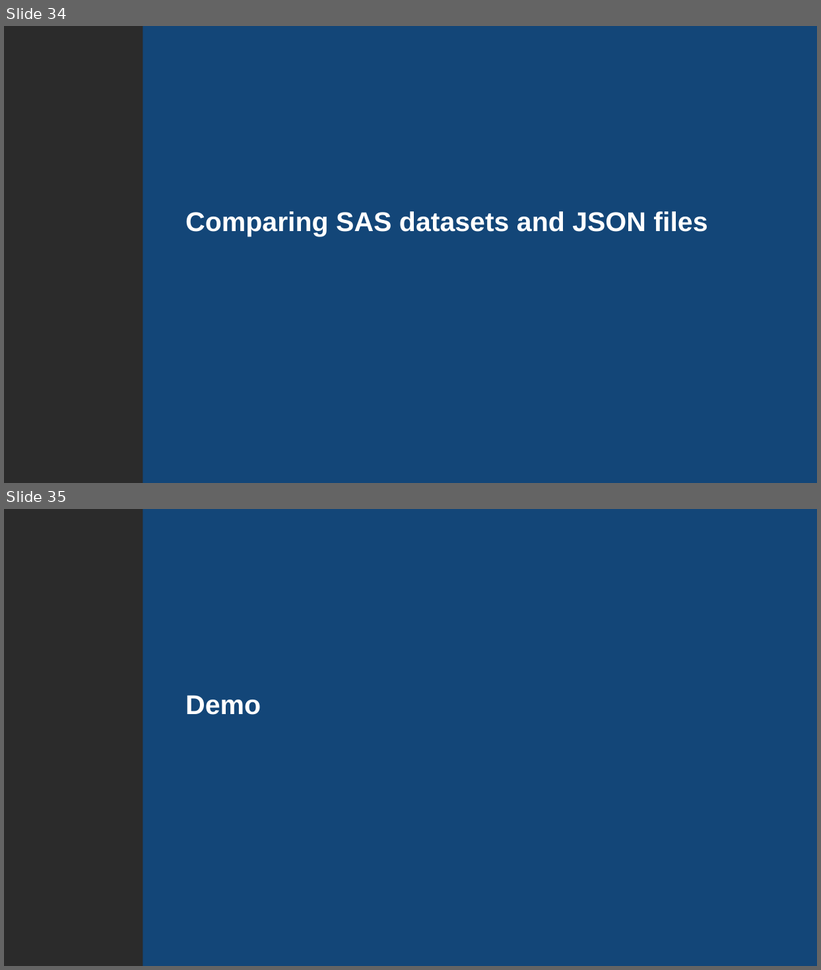
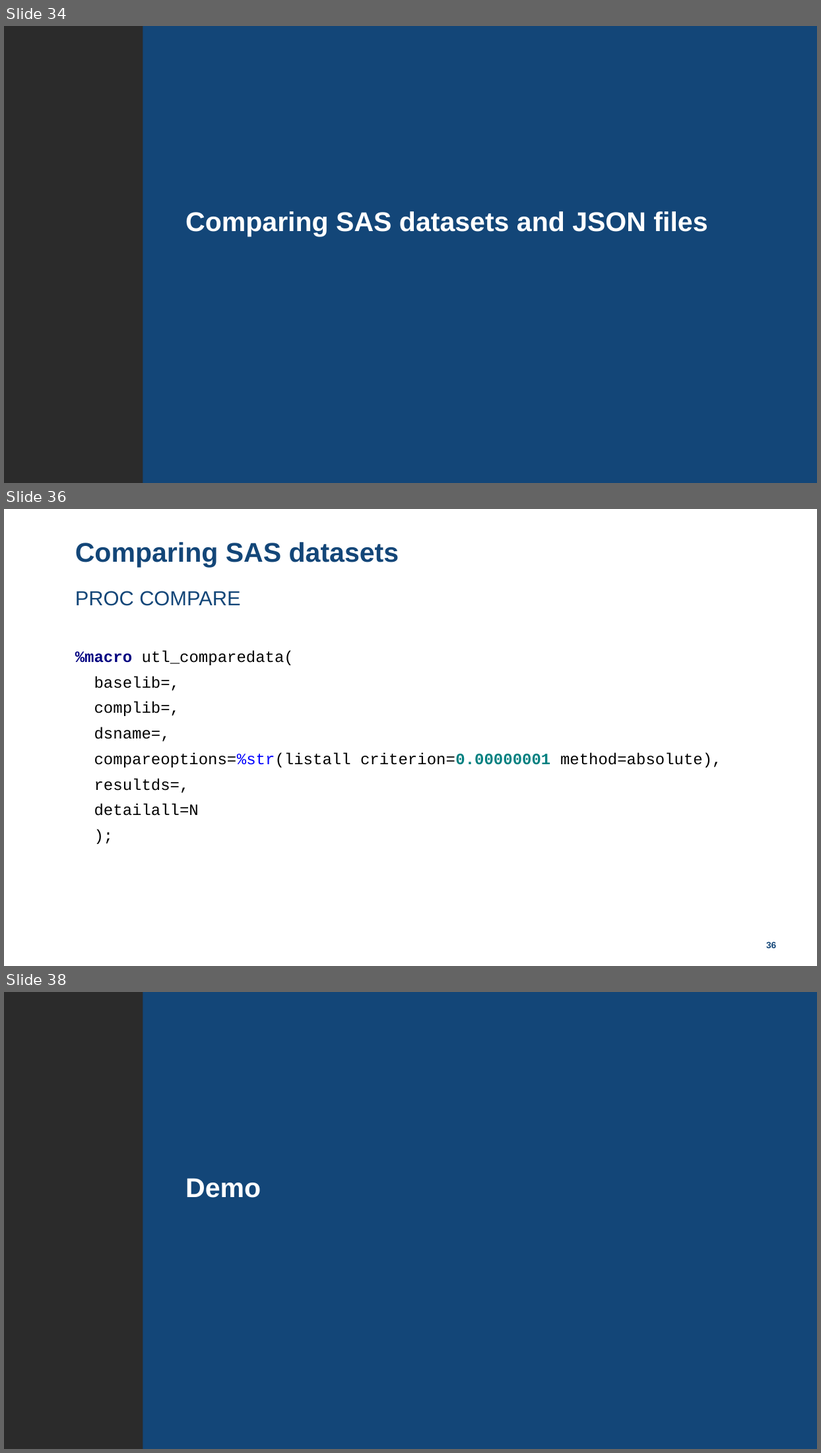
Before and after one commit to lexjansen/dataset-json-sas, a slide deck: doc/CDISC_COSA_webinar_20231005_dataset-json_SAS.pptx. Shown one above the other, each under a label of ours: slides 34 and 35 before the commit, slides 34, 36 and 38 after it; the slides between them are not shown. The pictures are 821x970 and 821x1453 pixels, drawn with LibreOffice and Linux fonts; fonts in the diff are those of the drawing; background and template pictures are left out; a plain dark background stands for a picture behind light text. Boxes give left, top, right and bottom in pixels: in the first picture for what was removed or moved away, otherwise in the second. Text is boxed around its words. In the diff, an @@ line names an element or a change of style, - is before the commit and + after.

```diff
--- a/doc/CDISC_COSA_webinar_20231005_dataset-json_SAS.pptx
+++ b/doc/CDISC_COSA_webinar_20231005_dataset-json_SAS.pptx
@@ slide 36 added at bbox=[4, 509, 817, 966], background picture (left out) @@
@@ title added at bbox=[75, 542, 399, 567], 24 pt, text #134678, bold @@
+Comparing SAS datasets
@@ text added at bbox=[75, 591, 722, 816], 14 pt, text #000000 @@
+PROC COMPARE
+%macro utl_comparedata(
+baselib=,
+complib=,
+dsname=,
+compareoptions=%str(listall criterion=0.00000001 method=absolute),
+resultds=,
+detailall=N
+);
@@ page number added at bbox=[766, 942, 776, 949], 8 pt, text #134678, bold @@
+36
@@ what was slide 35 is now slide 38 @@
```
Also in this commit, not shown: 3 slides changed, 2 other slides added, 6 other files.
